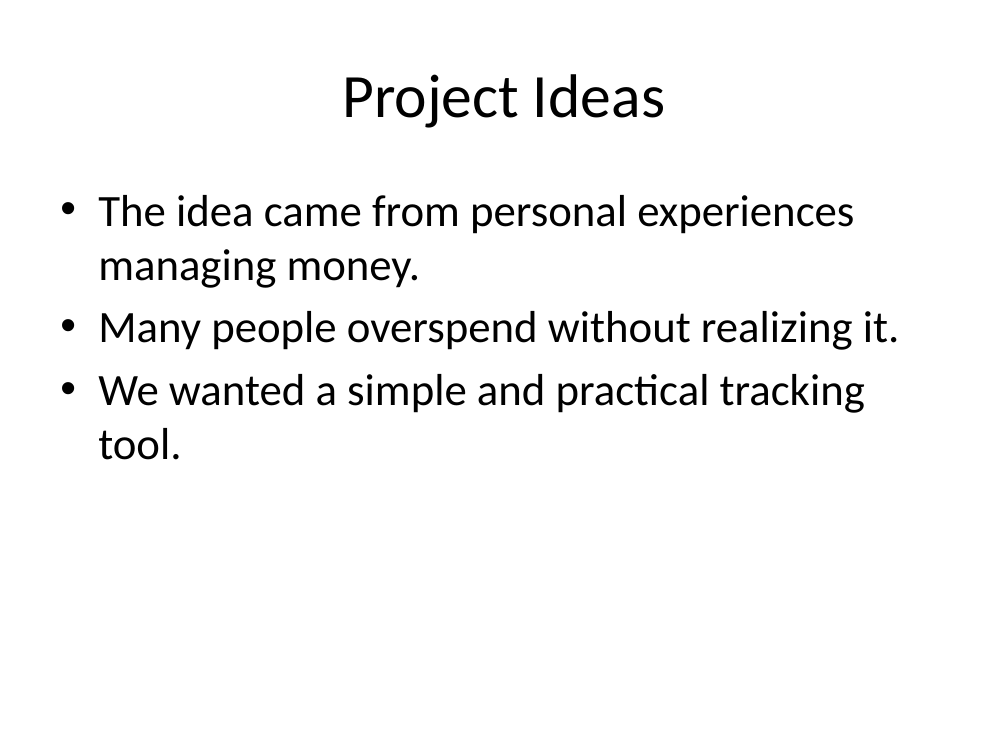
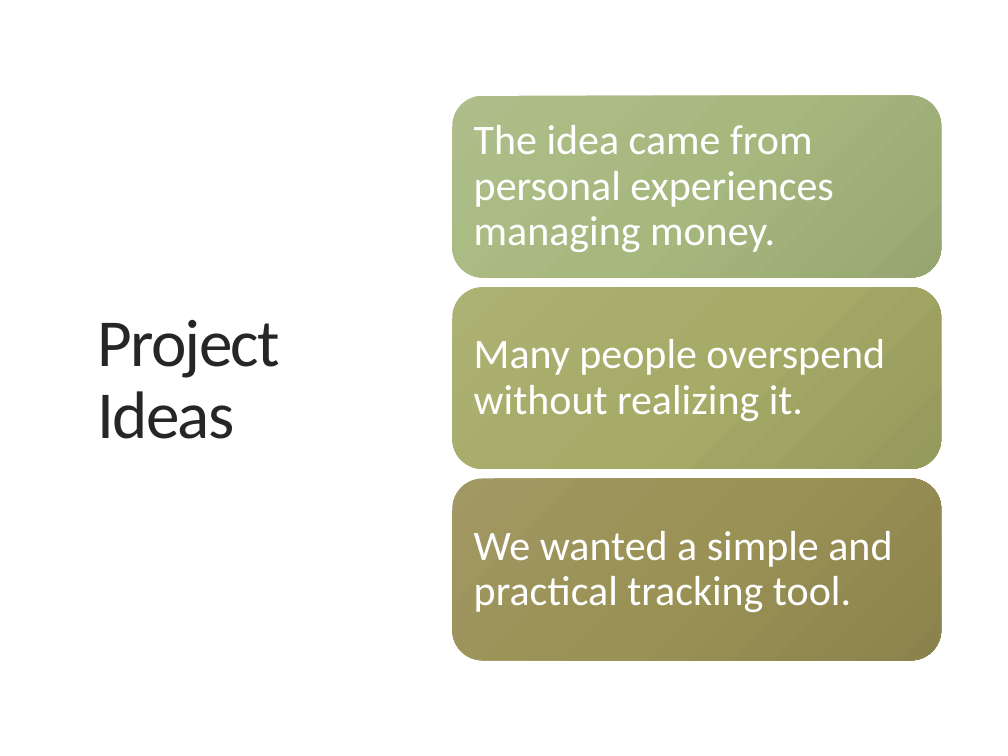
Before and after one commit to Buesse7310/Project-Alex-Roma-Nick-Eva-, a slide deck: slide 3 of docs/phase1/Spending_Habit_Tracker_Phase1.pptx. Drawn at 1008x756 pixels with LibreOffice and Linux fonts; fonts in the diff are those of the drawing. Boxes give left, top, right and bottom in pixels: in the first picture for what was removed or moved away, otherwise in the second. Text is boxed around its words. In the diff, an @@ line names an element or a change of style, - is before the commit and + after.

```diff
--- a/docs/phase1/Spending_Habit_Tracker_Phase1.pptx
+++ b/docs/phase1/Spending_Habit_Tracker_Phase1.pptx
@@ title "Project Ideas": place and size @@
-title "Project Ideas" at [342,74,666,128]
+title "Project Ideas" at [97,320,280,439]
@@ title "Project Ideas" at [97,320,280,439]: size 44 to 48 pt, text colour #000000 to #262626, letter spacing 0 to -1.2 pt; alignment centre to left; line spacing 1 to 0.9 @@
@@ text removed at [98,195,900,460] @@
-• The idea came from personal experiences managing money.
-• Many people overspend without realizing it.
-• We wanted a simple and practical tracking tool.
@@ group added at [453,96,941,660]: 3 rounded rectangles, 3 texts @@
+The idea came from personal experiences managing money.
+Many people overspend without realizing it.
+We wanted a simple and practical tracking tool.
```
Also in this commit, not shown: 11 other slides changed.
